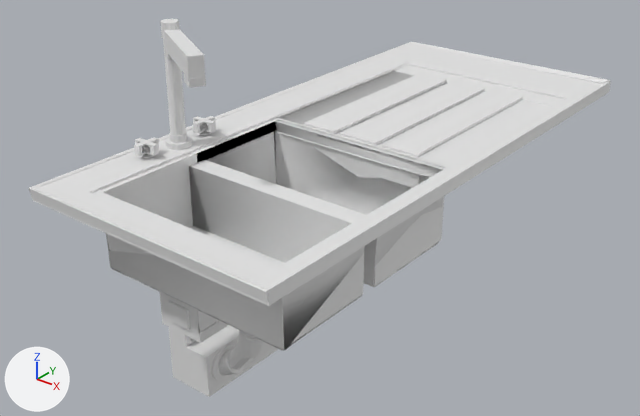
What one commit did to the FBX model SpiderGame/Assets/Models/Kitchen/Appliances/Kitchen_Appliances_Sink.fbx.
Camera for both pictures: a camera (50 mm lens) standing at (0.933, -1.358, 1.313) and looking at (-0.118, -0.045, 0.499). Every picture has the same lights, and +X, +Y and +Z are marked at lower left. Where no turn or scale is listed for an object, it has been applied to the vertices. Vertices at the same position are counted once.

Before the edit, the objects in view are built like this:
```python
me_cube_001 = bpy.data.meshes.new('Cube.001')
me_cube_001.from_pydata(...)  # 183 vertices, 144 faces; spans x -0.025..0.025, y -0.025..0.025, z -0.0192..0.01
me_cube_003 = bpy.data.meshes.new('Cube.003')
me_cube_003.from_pydata(...)  # 183 vertices, 146 faces; spans x -0.025..0.025, y -0.025..0.025, z -0.0192..0.01
me_cube_008 = bpy.data.meshes.new('Cube.008')
me_cube_008.from_pydata(...)  # 390 vertices, 307 faces; spans x -0.304..-0.064, y -0.459..-0.07, z 0.139..0.481
me_cylinder_001 = bpy.data.meshes.new('Cylinder.001')
me_cylinder_001.from_pydata(...)  # 138 vertices, 90 faces; spans x -0.048..0.151, y -0.106..0.028, z -0.022..0.23
me_plane_002 = bpy.data.meshes.new('Plane.002')
me_plane_002.from_pydata(...)  # 519 vertices, 441 faces; spans x -0.336..0.217, y -0.582..0.621, z 0.512..0.679
ob_faucet = bpy.data.objects.new('Faucet', me_cylinder_001)
ob_faucet.location = (-0.258, -0.282, 0.685)
ob_pipes = bpy.data.objects.new('Pipes', me_cube_008)
ob_pipes.location = (0.0, 0.0, 0.0)
ob_sink_plane = bpy.data.objects.new('Sink_Plane', me_plane_002)
ob_sink_plane.location = (0.0, 0.0, 0.0)
ob_water_tap = bpy.data.objects.new('Water_tap', me_cube_001)
ob_water_tap.location = (-0.285, -0.354, 0.692)
ob_water_tap_2 = bpy.data.objects.new('Water_tap.2', me_cube_003)
ob_water_tap_2.location = (-0.285, -0.203, 0.692)
```
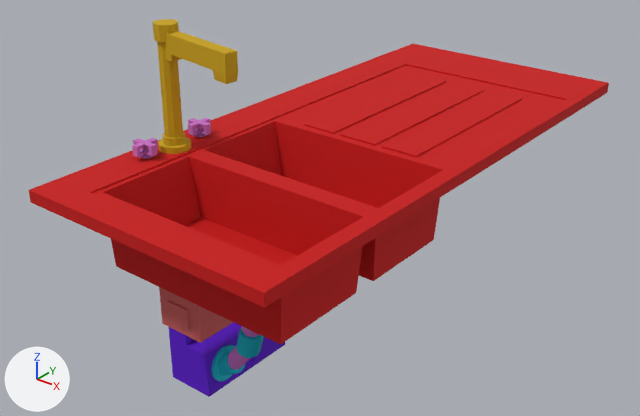
Where the newer file only moved an object's origin or applied its transform, the numbers keep the older frame.

Changed parts and their boxes [x1, y1, x2, y2] in the pictures (640 x 416 px):
'Sink', added (red)
    after: [29, 19, 609, 344]
    faces in mat_02___default (red #ca0000): [29, 44, 609, 344]
    faces in mat_03___default (yellow #caa400): [153, 19, 238, 154]
'Sink_Plane', deleted
    before: [29, 41, 611, 351]
'Pipes', reshaped (7% wider)
    before: [160, 292, 278, 397]
    after: [159, 287, 285, 397]
'Faucet', deleted
    before: [160, 19, 206, 150]
'WaterTap', added (pink)
    after: [132, 118, 211, 159]
'Water_tap', deleted
    before: [134, 137, 159, 158]
'Water_tap.2', deleted
    before: [193, 116, 216, 135]
part 1 of me_cube_008, built on
    before: [169, 308, 278, 397]
    after: [169, 305, 285, 397]
part 2 of me_cube_008, recoloured (white to purple)
    both: [228, 332, 253, 370]
part 3 of me_cube_008, recoloured
    both: [160, 292, 200, 342]
part 4 of me_cube_008, recoloured (white to cyan)
    both: [211, 331, 256, 380]

Diff of the bpy script that builds the scene:
```diff
--- a/SpiderGame/Assets/Models/Kitchen/Appliances/Kitchen_Appliances_Sink.fbx.py
+++ b/SpiderGame/Assets/Models/Kitchen/Appliances/Kitchen_Appliances_Sink.fbx.py
@@ mat_08___default @@
+mat_08___default = principled_material('08 - Default')
+mat_08___default.base_color = (0.0, 0.455, 0.588)  # cyan #00b4ca
+mat_08___default.roughness = 0.859
@@ mat_12___default @@
+mat_12___default = principled_material('12 - Default')
+mat_12___default.base_color = (0.588, 0.11, 0.11)  # red #ca5d5d
+mat_12___default.roughness = 0.859
@@ me_cube_008 @@
-me_cube_008.from_pydata(...)  # 390 vertices, 307 faces; spans x -0.304..-0.064, y -0.459..-0.07, z 0.139..0.481
+me_cube_008.from_pydata(...)  # 419 vertices, 445 faces; spans x -0.304..-0.064, y -0.459..-0.077, z 0.139..0.524
+# me_cube_008 part 1
+# 103 vertices are removed from x -0.304..-0.064, y -0.455..-0.07, z 0.139..0.441
+# 116 faces are deleted
+# 19 vertices in x -0.13..-0.097, y -0.29..-0.253, z 0.265..0.284 move by (0.0, 0.0, 0.001)
+# 19 vertices in x -0.261..-0.095, y -0.308..-0.152, z 0.245..0.289 move by (0.0, 0.0, -0.002)
+# 6 vertices in x -0.131..-0.123, y -0.287..-0.256, z 0.283..0.289 move by (0.0, 0.0, -0.001)
+# 3 vertices in x -0.304..-0.218, y -0.074, z 0.158..0.27 move by (0.0, -0.004, 0.0)
+# 70 vertices are added at x -0.304..-0.086, y -0.398..-0.077, z 0.139..0.5
+# 10 new vertices lie (0.0, 0.0, -0.019) away from vertices in x -0.254, y -0.308..-0.152, z 0.262
+# 8 new vertices lie (0.0, 0.0, -0.004) away from vertices in x -0.218..-0.207, y -0.078..-0.074, z 0.158..0.177
+# 12 new vertices lie (0.011, 0.0, 0.0) away from vertices in x -0.218, y -0.078..-0.077, z 0.194..0.23
+# 105 new faces join them, mat_08___default (cyan #00b4ca)
+# 97 new faces join them, mat_default (purple #5800ca)
+# 3 new faces join them, mat_12___default (red #ca5d5d)
+# 25 new faces join them, mat_06___default (white #ffffff)
+# me_cube_008 part 2: 57 faces spanning x -0.192..-0.09, y -0.294..-0.253, z 0.188..0.384 switch from no material to mat_09___default (pink #ca70c7)
+# me_cube_008 part 3: 20 faces spanning x -0.164..-0.064, y -0.459..-0.101, z 0.401..0.481 switch from no material to mat_12___default (red #ca5d5d)
+# me_cube_008 part 4: 94 faces spanning x -0.213..-0.086, y -0.313..-0.234, z 0.159..0.431 switch from no material to mat_08___default (cyan #00b4ca)
+me_cube_008.materials.append(mat_06___default)  # white #ffffff
+me_cube_008.materials.append(mat_default)  # purple #5800ca
+me_cube_008.materials.append(mat_04___default)  # green #16ca60
@@ ob_sink_plane @@
-ob_sink_plane = bpy.data.objects.new('Sink_Plane', me_plane_002)
@@ ob_faucet @@
-ob_faucet = bpy.data.objects.new('Faucet', me_cylinder_001)
@@ ob_water_tap @@
-ob_water_tap = bpy.data.objects.new('Water_tap', me_cube_001)
@@ ob_water_tap_2 @@
-ob_water_tap_2 = bpy.data.objects.new('Water_tap.2', me_cube_003)
@@ ob_sink @@
+ob_sink = bpy.data.objects.new('Sink', me_mesh_002)  # 369 vertices, 402 faces; spans x -0.332..0.213, y -0.582..0.621, z 0.522..0.915; in mat_02___default (red #ca0000), mat_03___default (yellow #caa400)
+ob_sink.location = (0.0, 0.0, 0.0)
@@ ob_watertap @@
+ob_watertap = bpy.data.objects.new('WaterTap', me_mesh)  # 254 vertices, 460 faces; spans x -0.31..-0.26, y -0.383..-0.048, z 0.662..0.708; in mat_09___default (pink #ca70c7)
+ob_watertap.location = (0.0, 0.0, 0.0)
```
